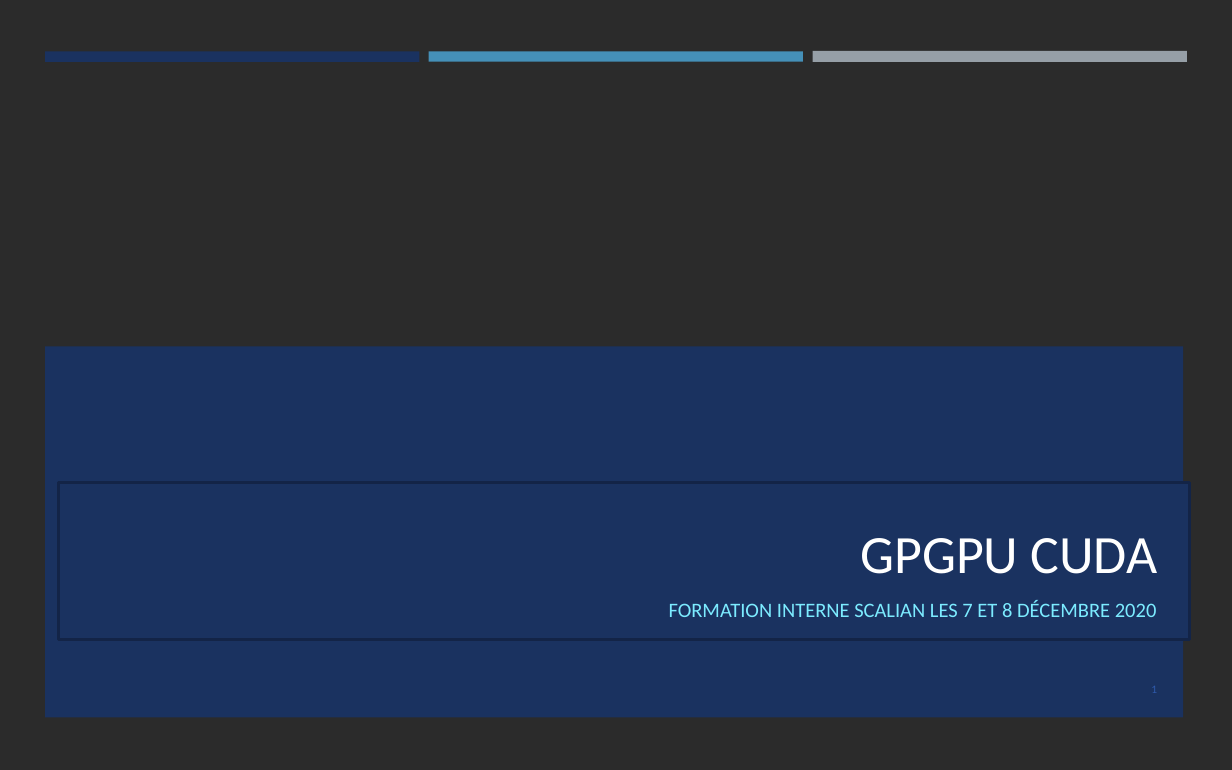
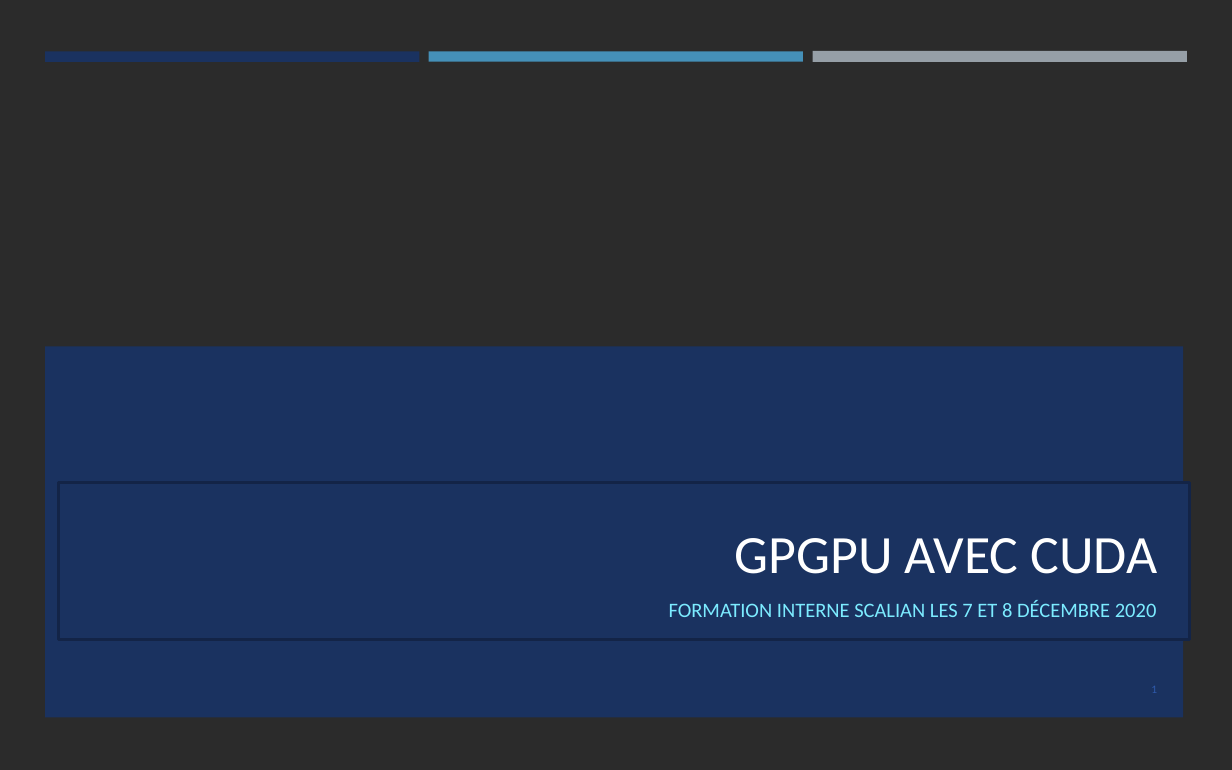
Before and after one commit to franckginguene/hpc_formation_scalian, a slide deck: slide 1 of Diapos/HPC_CUDA.pptx. Drawn at 1232x770 pixels with LibreOffice and Linux fonts; fonts in the diff are those of the drawing; background and template pictures are left out; a plain dark background stands for a picture behind light text. Boxes give left, top, right and bottom in pixels: in the first picture for what was removed or moved away, otherwise in the second. Text is boxed around its words. In the diff, an @@ line names an element or a change of style, - is before the commit and + after.

Commit message:
update CUDA

```diff
--- a/Diapos/HPC_CUDA.pptx
+++ b/Diapos/HPC_CUDA.pptx
@@ title at (735, 538, 1158, 574): text changed @@
-GPGPU CUDA
+GPGPU AVEC CUDA
```
Also in this commit, not shown: 3 other slides changed, 16 slides added, 1 slide removed.
